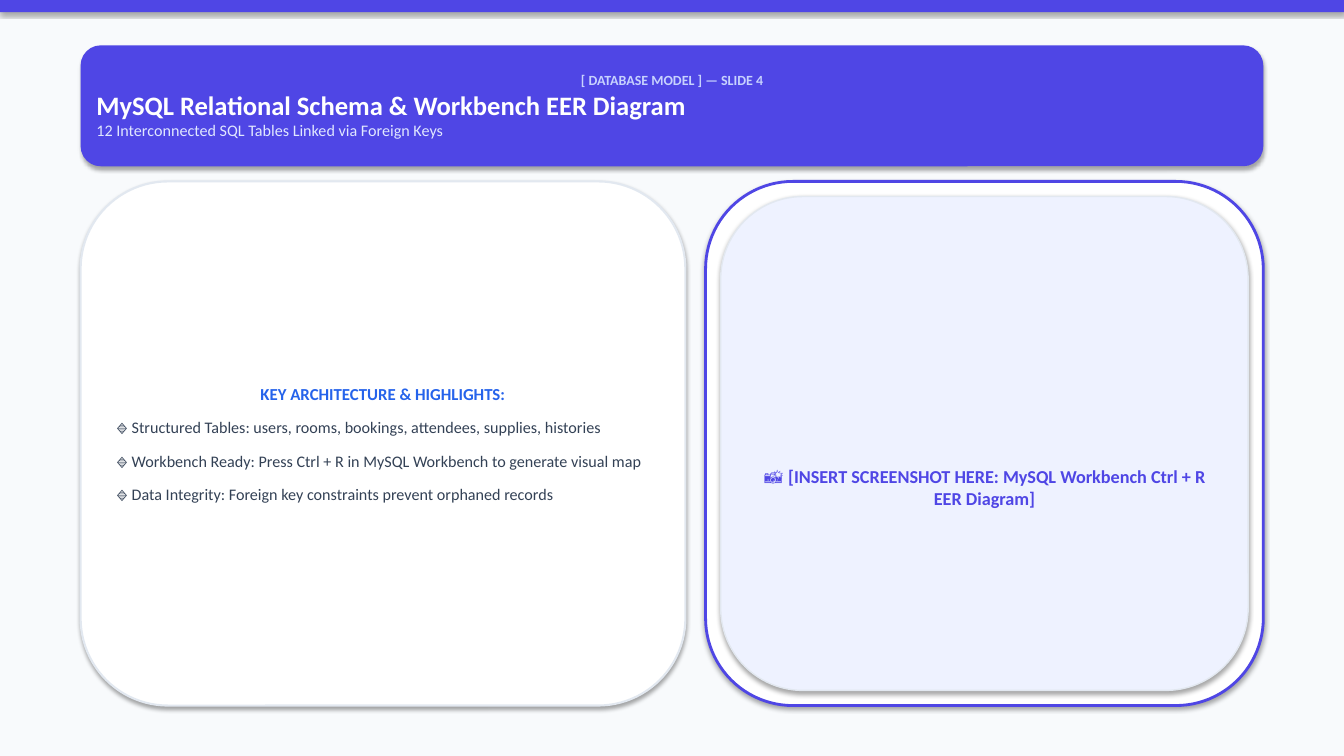
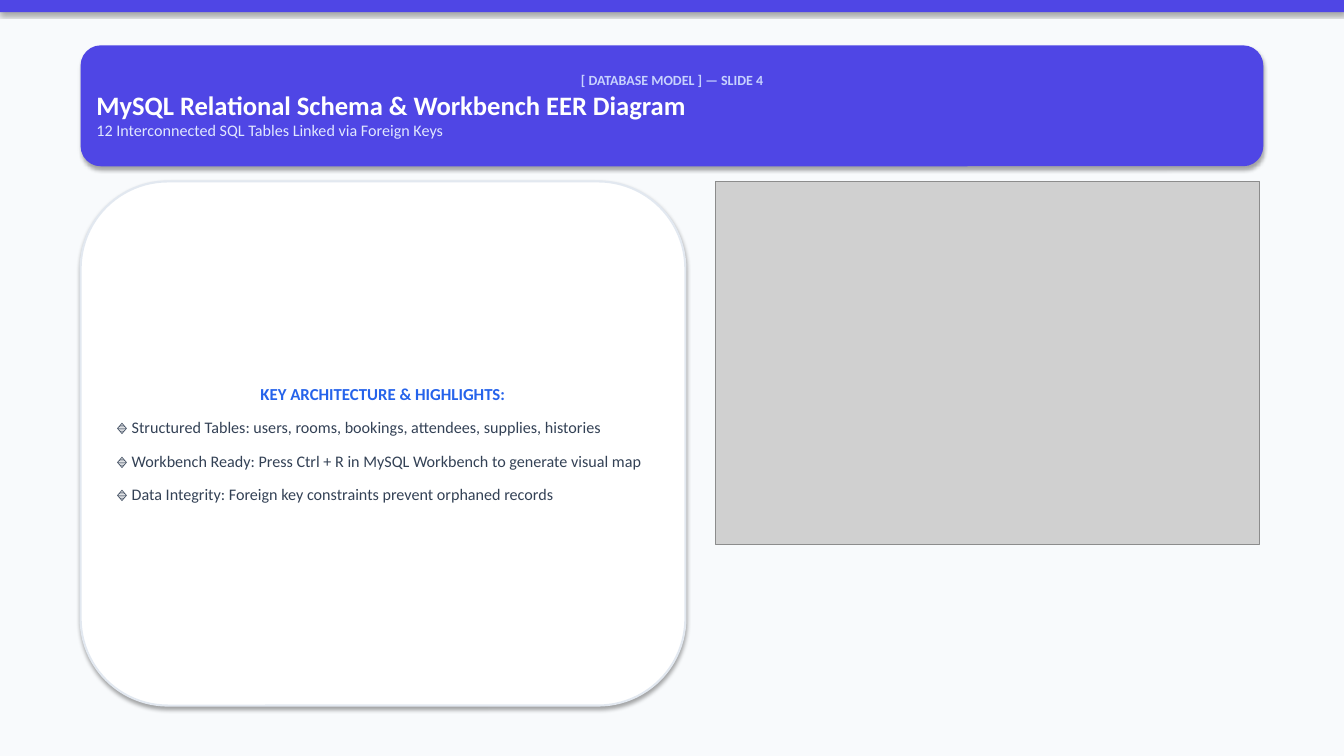
Before and after one commit to VishalMishraCSE/meeting-room-booking-system, a slide deck: slide 4 of document/PRESENTATION_DECK_SLIDES.pptx. Drawn at 1344x756 pixels with LibreOffice and Linux fonts; fonts in the diff are those of the drawing; grey boxes stand for pictures. Boxes give left, top, right and bottom in pixels: in the first picture for what was removed or moved away, otherwise in the second. Text is boxed around its words. In the diff, an @@ line names an element or a change of style, - is before the commit and + after.

```diff
--- a/document/PRESENTATION_DECK_SLIDES.pptx
+++ b/document/PRESENTATION_DECK_SLIDES.pptx
@@ rounded rectangle removed at (x1=706, y1=181, x2=1263, y2=706) @@
@@ picture added at (x1=716, y1=181, x2=1260, y2=544) @@
@@ rounded rectangle removed at (x1=721, y1=197, x2=1248, y2=691) @@
-📸 [INSERT SCREENSHOT HERE: MySQL Workbench Ctrl + R EER Diagram]
```
Also in this commit, not shown: 17 other slides changed, 3 other files.
